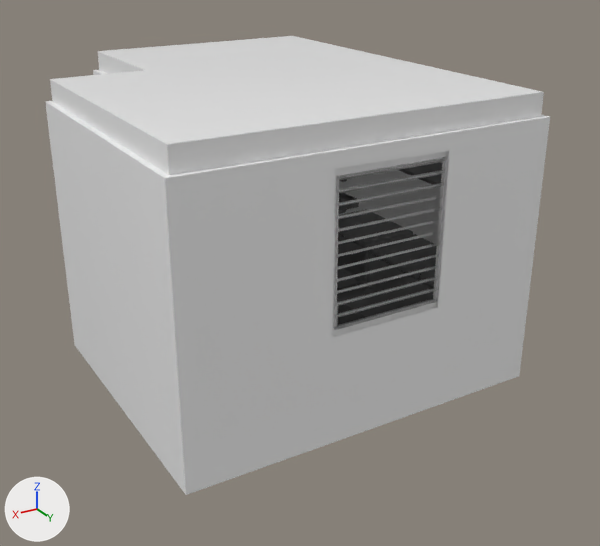
One commit to the FBX model phly/assets/environment/Kitchen_Environment.fbx: the scene before it, then after it.
The view is the same before and after, from a 50 mm camera at (3.37, 6.46, 3.75) aimed at (-0.25, 0.42, 0.73). Lighting does not change. The marker at lower left points along +X, +Y and +Z. Where no turn or scale is listed for an object, it has been applied to the vertices.

The first picture shows 'SM_Cabinet_01', 'SM_Cabinet_02', 'SM_Cabinet_03', 'SM_Walls', 'SM_Window'.
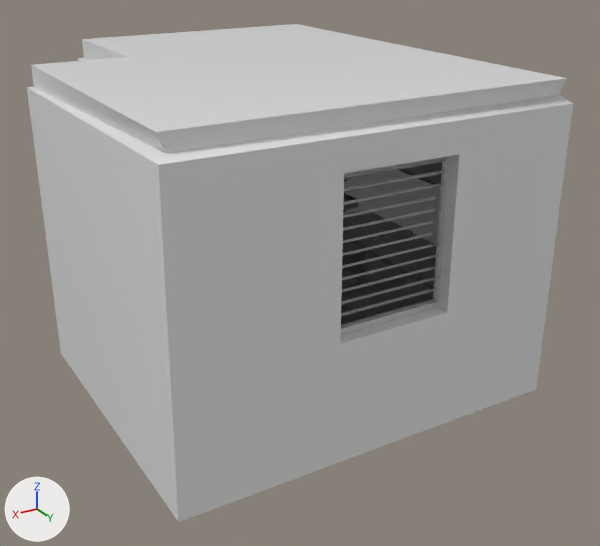
Where the newer file only moved an object's origin or applied its transform, the numbers keep the older frame.

Pixel boxes (x1, y1, x2, y2) of what changed, in the pictures (600 x 546 px):
'SM_Walls', reshaped (8% wider, 8% taller)
    before: (45, 36, 550, 495)
    after: (27, 24, 573, 522)
part 1 of me_mesh, added
    after: (27, 24, 573, 522)

The change, as a list of edits to the scene's bpy script:
```text
Change me_mesh:
    used by ob_sm_walls; location = (0.741, 0.051, 3.751)
    remove me_mesh.from_pydata(...)  # 28 vertices, 50 faces; spans x -2.34..0.86, y -2.0..1.9, z -3.75..-1.25
    add me_mesh.from_pydata(...)  # 56 vertices, 104 faces; spans x -2.45..0.97, y -2.11..2.02, z -3.86..-1.14
    me_mesh part 1
    28 vertices are added at x -2.45..0.97, y -2.11..2.02, z -3.86..-1.14
    54 new faces join them
```
